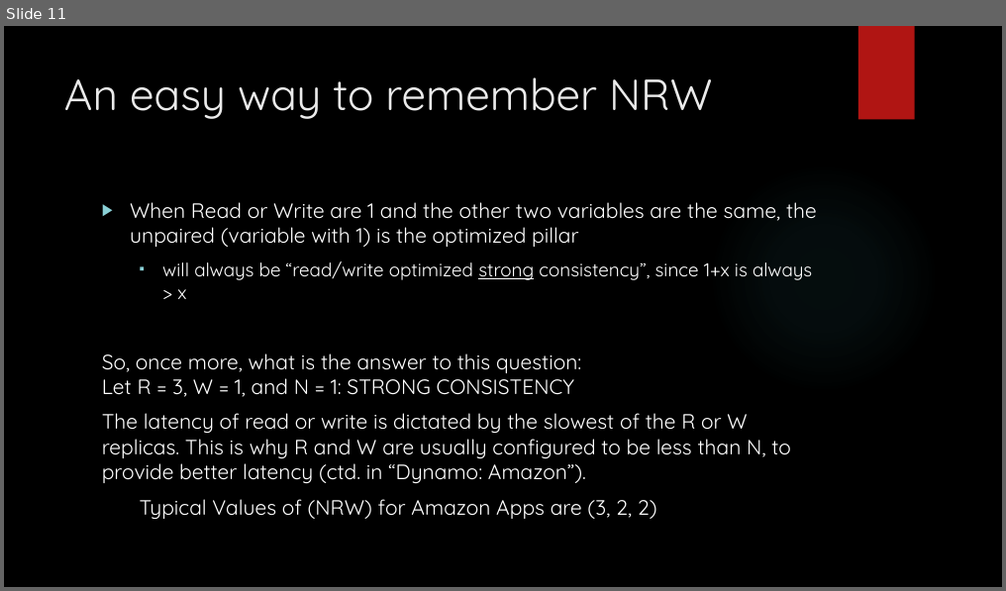
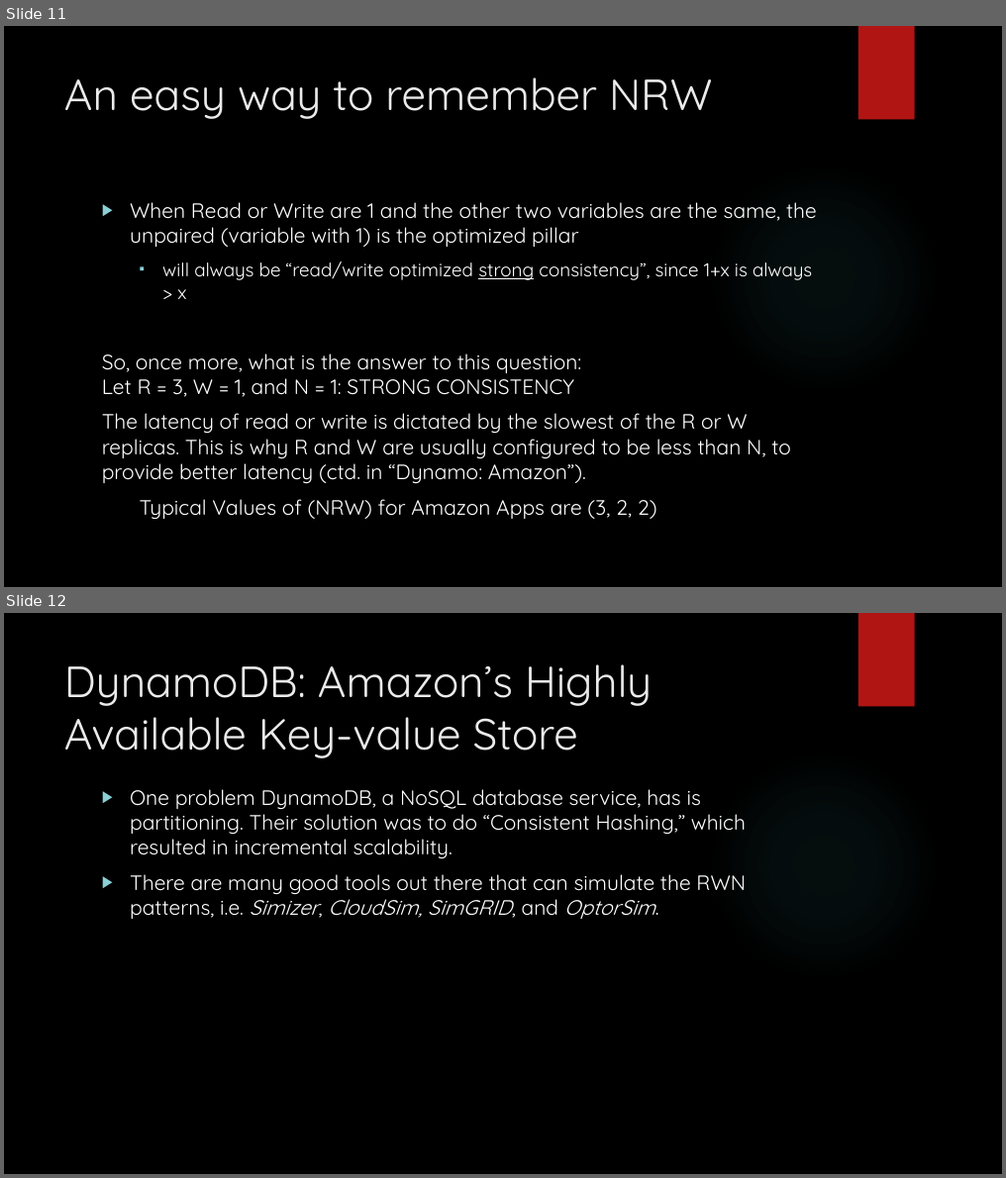
Before and after one commit to MaxWOU/cs364pptx, a slide deck: group6slidshow.pptx. Shown one above the other, each under a label of ours: slide 11 before the commit, slides 11 and 12 after it. The pictures are 1006x591 and 1006x1178 pixels, drawn with LibreOffice and Linux fonts; fonts in the diff are those of the drawing; background and template pictures are left out. Boxes give left, top, right and bottom in pixels: in the first picture for what was removed or moved away, otherwise in the second. Text is boxed around its words. In the diff, an @@ line names an element or a change of style, - is before the commit and + after.

```diff
--- a/group6slidshow.pptx
+++ b/group6slidshow.pptx
@@ slide 12 added at [4, 613, 1002, 1174], background picture (left out); not listed: 2 template elements that a slide beside it also shows @@
@@ title added at [64, 664, 651, 759], 42 pt, text #EBEBEB @@
+DynamoDB: Amazon’s Highly Available Key-value Store
@@ text added at [130, 789, 746, 919], 20 pt, text #FFFFFF @@
+▶ One problem DynamoDB, a NoSQL database service, has is partitioning. Their solution was to do “Consistent Hashing,” which resulted in incremental scalability.
+▶ There are many good tools out there that can simulate the RWN patterns, i.e. Simizer, CloudSim, SimGRID, and OptorSim.
```
Also in this commit, not shown: 4 slides changed, 2 other slides added.
